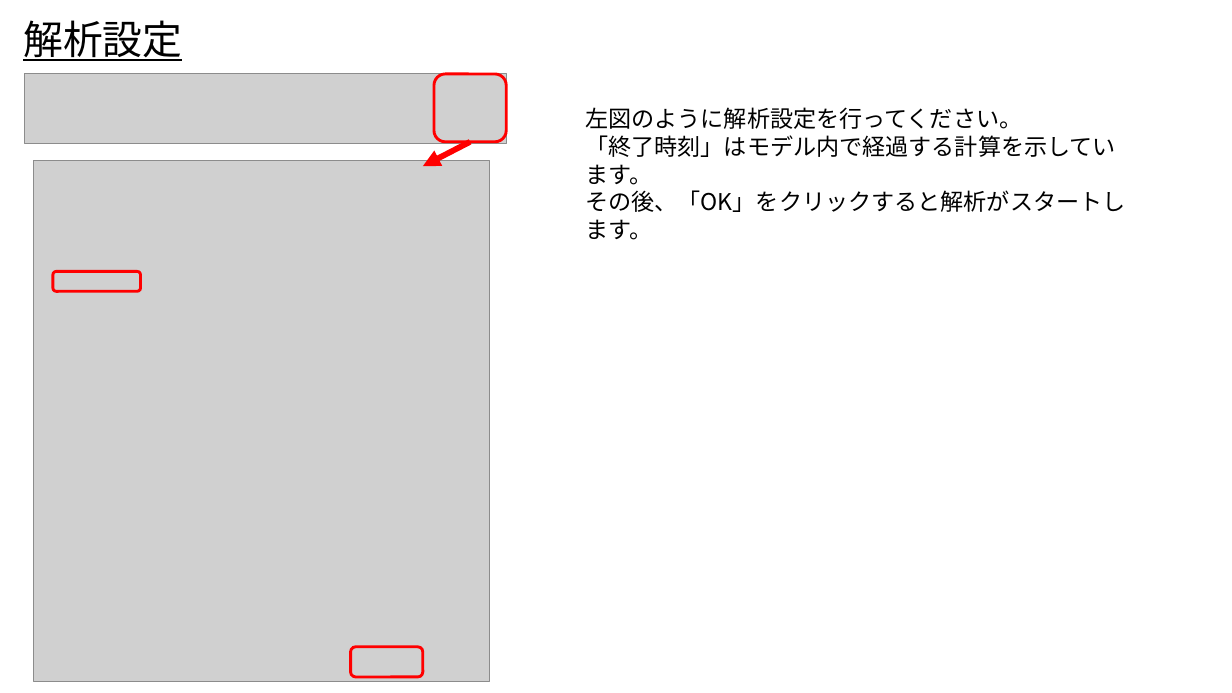
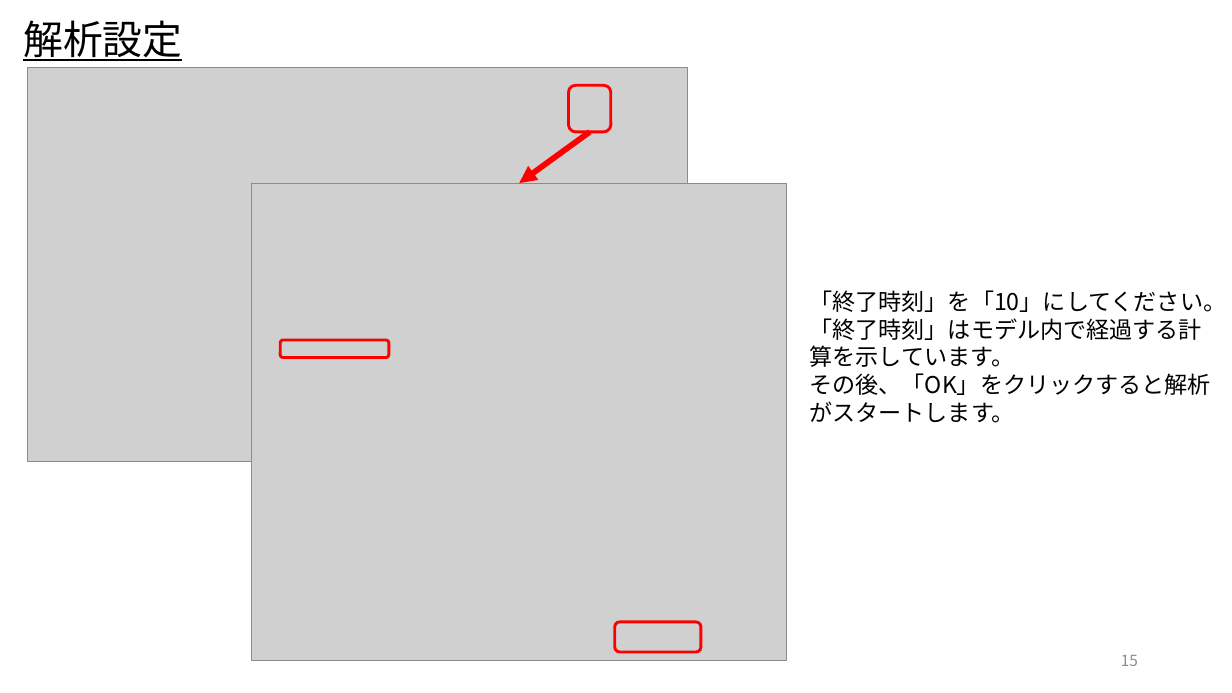
Before and after one commit to UedaShigenori/OpenModelica_Tutorials_Ja, a slide deck: slide 15 of 1_Test/OpenModelica_Tutorials_1.pptx (slide 14 before the commit). Drawn at 1232x693 pixels with LibreOffice and Linux fonts; fonts in the diff are those of the drawing; grey boxes stand for pictures. Boxes give left, top, right and bottom in pixels: in the first picture for what was removed or moved away, otherwise in the second. Text is boxed around its words. In the diff, an @@ line names an element or a change of style, - is before the commit and + after.

```diff
--- a/1_Test/OpenModelica_Tutorials_1.pptx
+++ b/1_Test/OpenModelica_Tutorials_1.pptx
@@ picture removed at <box>25,74,506,144</box> @@
@@ picture added at <box>28,67,689,461</box> @@
@@ rounded rectangle: place and size @@
-rounded rectangle at <box>434,74,506,141</box>
+rounded rectangle at <box>568,85,611,131</box>
@@ arrow moved from (470, 141) - (423, 166) to (590, 132) - (519, 183) @@
@@ picture removed at <box>34,161,490,682</box> @@
@@ picture added at <box>252,183,787,661</box> @@
@@ text "「終了時刻」を「10」にしてください。": place and size @@
-text "「終了時刻」を「10」にしてください。" at <box>585,107,1125,240</box>
+text "「終了時刻」を「10」にしてください。" at <box>809,290,1226,423</box>
@@ text at <box>809,290,1226,312</box>: text changed @@
-左図のように解析設定を行ってください。
+「終了時刻」を「10」にしてください。
@@ rounded rectangle: place and size @@
-rounded rectangle at <box>53,272,140,292</box>
+rounded rectangle at <box>280,340,389,358</box>
@@ rounded rectangle: place and size @@
-rounded rectangle at <box>350,647,422,677</box>
+rounded rectangle at <box>615,622,701,653</box>
@@ page number added at <box>1121,655,1138,666</box>, 12 pt, text #8C8C8C @@
+15
```
Also in this commit, not shown: 16 other slides changed, 1 slide added, 3 other files.
